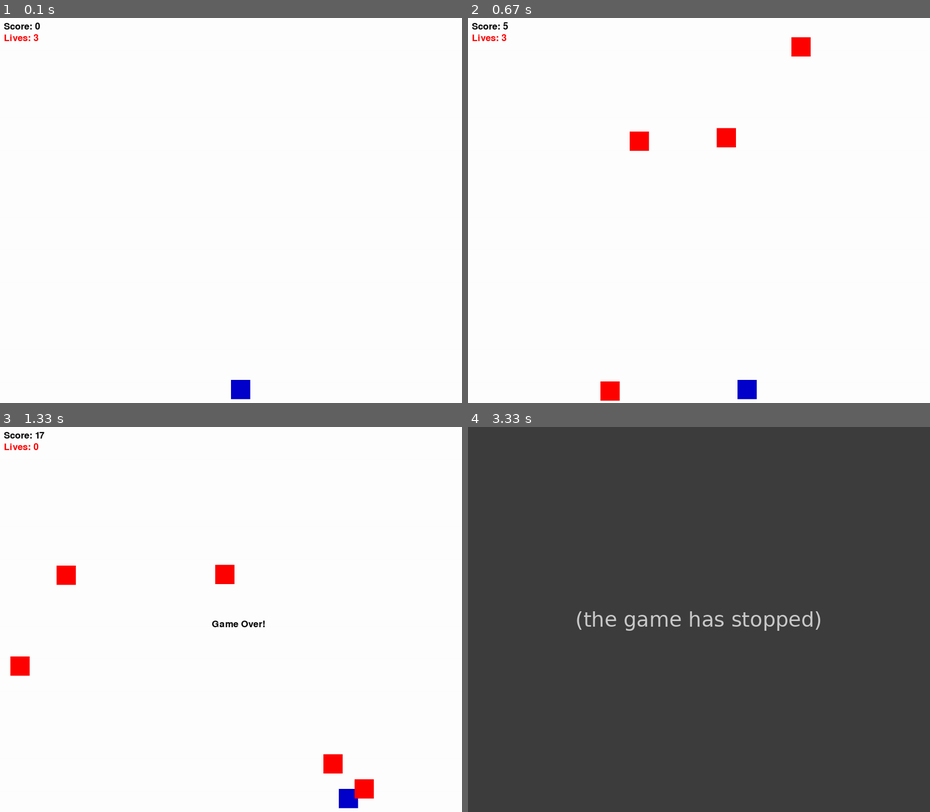
Above: before the commit, frames 1-4 (two rows, left to right).
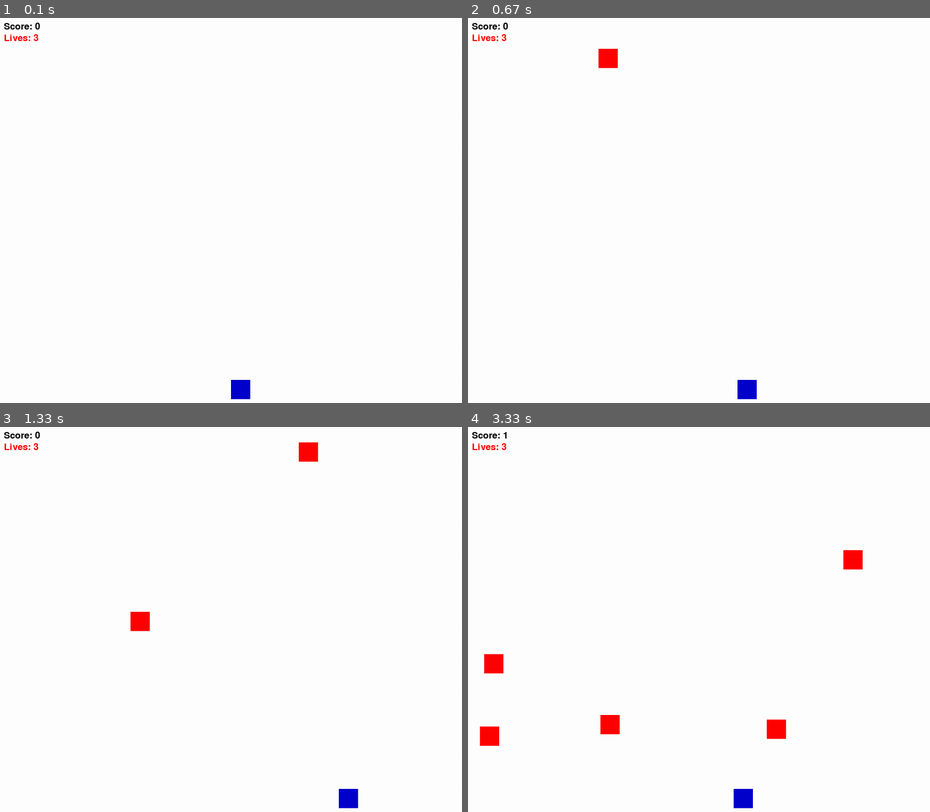
Above: after the commit, the same moments.

Repository: gasmikel1/bl-pygames
Game: pygame game, started from fallGame.py
Two runs of this game, one before a commit and one after it. Both use one fixed random seed, a clock stepped at 60 frames per second and the inputs below.
Inputs:
- Up to frame 1 (0.1 s): no input
- Up to frame 2 (0.67 s): hold Right from 0.33 s (still down)
- Up to frame 3 (1.33 s): release Right at 0.8 s; hold Right 0.83-1.3 s
- Up to frame 4 (3.33 s): hold Left 1.33-1.87 s; hold Left 1.9-2.3 s; hold Right 2.33-2.97 s; hold Left from 3 s (still down)

Frame 1 is identical in both runs. In frame 2, 1.1% of the frame differs, in the area x 7-75%, y 1-100%; in frame 3, 1.7%; in frame 4, 100%, in the area x 0-100%, y 0-100%.
Before the commit the program exited at 3.32 s; later frames show no game.

Commit message:
imageTestFailed

Diff:
--- a/fallGame.py
+++ b/fallGame.py
@@ -49,7 +49,7 @@
         self.y=-50
         self.width=50
         self.height= 50
-        self.speed= random.randint(5,200)
+        self.speed= random.randint(5,10)
 
     def move(self):
         self.y += self.speed
@@ -79,7 +79,7 @@
     player.draw()
 
 
-    if random.randint(1, 3) ==1:# Lower the numbeer increase diff
+    if random.randint(1, 30) ==1:# Lower the numbeer increase diff
         falling_object.append(FallingObject())
 
     #update falling objects
--- a/imageObgict.py
+++ b/imageObgict.py
@@ -4,17 +4,40 @@
 
 # importing required library
 import pygame
-import sys
+ #activate the pygame library .
+# activate the pygame library .
+pygame.init()
+X = 600
+Y = 600
 
-screen=pygame.display.set_mode((600,250))
-pygame.display.set_caption("perfect")
-perfect_rect= perfect.get_rect()
-while True:
-    for event in pygame.event.get():
-        if event.typ==pygame.QUIT()
-        pygame.quit()
-        sys.exit()
+# create the display surface object
+# of specific dimension..e(X, Y).
+scrn = pygame.display.set_mode((X, Y))
 
-    screen.fill("white")
+# set the pygame window name
+pygame.display.set_caption('image')
 
-pygame.display.update()
+# create a surface object, image is drawn on it.
+imp = pygame.image.load("C:\\Users\\DELL\\Downloads\\gfg.png").convert()
+
+# Using blit to copy content from one surface to other
+scrn.blit(imp, (0, 0))
+
+# paint screen one time
+pygame.display.flip()
+status = True
+while (status):
+
+  # iterate over the list of Event objects
+  # that was returned by pygame.event.get() method.
+    for i in pygame.event.get():
+
+        # if event object type is QUIT
+        # then quitting the pygame
+        # and program both.
+        if i.type == pygame.QUIT:
+            status = False
+
+# deactivates the pygame library
+
+pygame.quit
